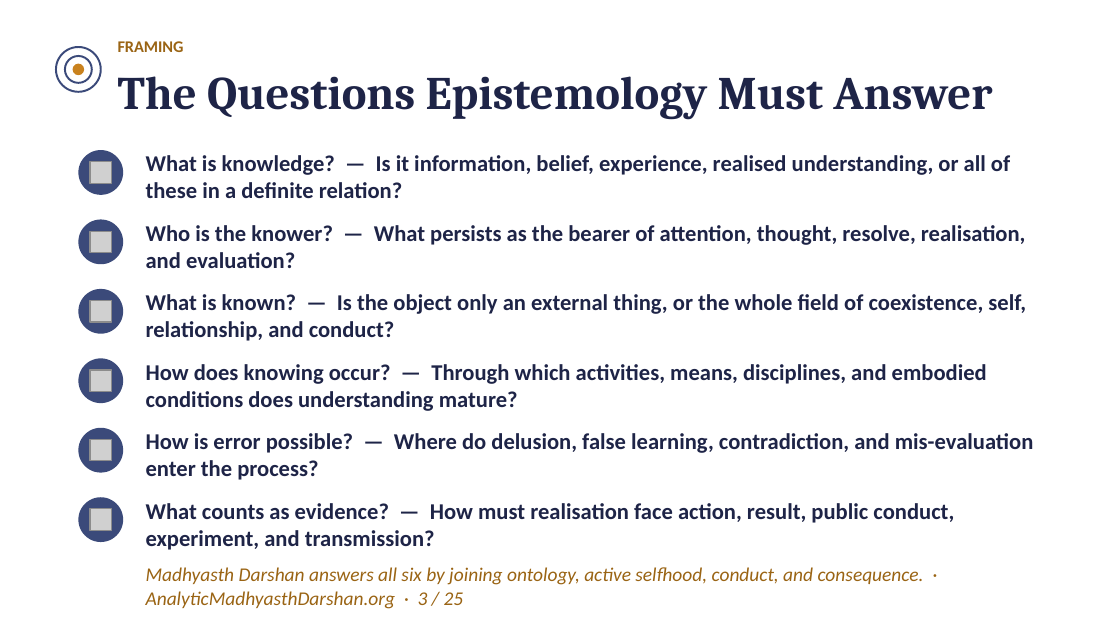
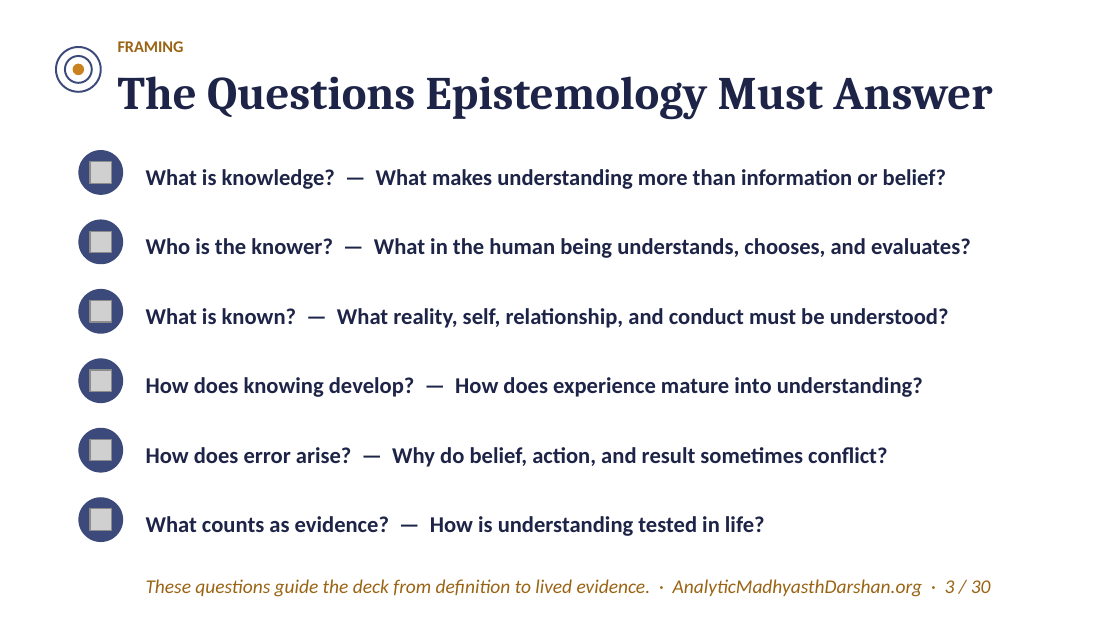
Before and after one commit to raghavamohan/AnalyticMadhyasthDarshan, a slide deck: slide 3 of Studies/The-Epistemology-of-Coexistence/The-Epistemology-of-Coexistence-Madhyasth-Darshan.pptx. Drawn at 1120x630 pixels with LibreOffice and Linux fonts; fonts in the diff are those of the drawing; grey boxes stand for pictures. Boxes give left, top, right and bottom in pixels: in the first picture for what was removed or moved away, otherwise in the second. Text is boxed around its words. In the diff, an @@ line names an element or a change of style, - is before the commit and + after.

```diff
--- a/Studies/The-Epistemology-of-Coexistence/The-Epistemology-of-Coexistence-Madhyasth-Darshan.pptx
+++ b/Studies/The-Epistemology-of-Coexistence/The-Epistemology-of-Coexistence-Madhyasth-Darshan.pptx
@@ text at [146, 169, 946, 189]: text changed @@
-What is knowledge? — Is it information, belief, experience, realised understanding, or all of these in a definite relation?
+What is knowledge? — What makes understanding more than information or belief?
@@ text at [146, 238, 971, 258]: text changed @@
-Who is the knower? — What persists as the bearer of attention, thought, resolve, realisation, and evaluation?
+Who is the knower? — What in the human being understands, chooses, and evaluates?
@@ text at [146, 308, 949, 328]: text changed @@
-What is known? — Is the object only an external thing, or the whole field of coexistence, self, relationship, and conduct?
+What is known? — What reality, self, relationship, and conduct must be understood?
@@ text at [146, 377, 923, 397]: text changed @@
-How does knowing occur? — Through which activities, means, disciplines, and embodied conditions does understanding mature?
+How does knowing develop? — How does experience mature into understanding?
@@ text at [146, 447, 887, 467]: text changed @@
-How is error possible? — Where do delusion, false learning, contradiction, and mis-evaluation enter the process?
+How does error arise? — Why do belief, action, and result sometimes conflict?
@@ text at [146, 516, 765, 536]: text changed @@
-What counts as evidence? — How must realisation face action, result, public conduct, experiment, and transmission?
+What counts as evidence? — How is understanding tested in life?
@@ text at [146, 579, 991, 597]: text changed @@
-Madhyasth Darshan answers all six by joining ontology, active selfhood, conduct, and consequence. · AnalyticMadhyasthDarshan.org · 3 / 25
+These questions guide the deck from definition to lived evidence. · AnalyticMadhyasthDarshan.org · 3 / 30
```
Also in this commit, not shown: 23 other slides changed, 6 slides added, 1 slide removed.
